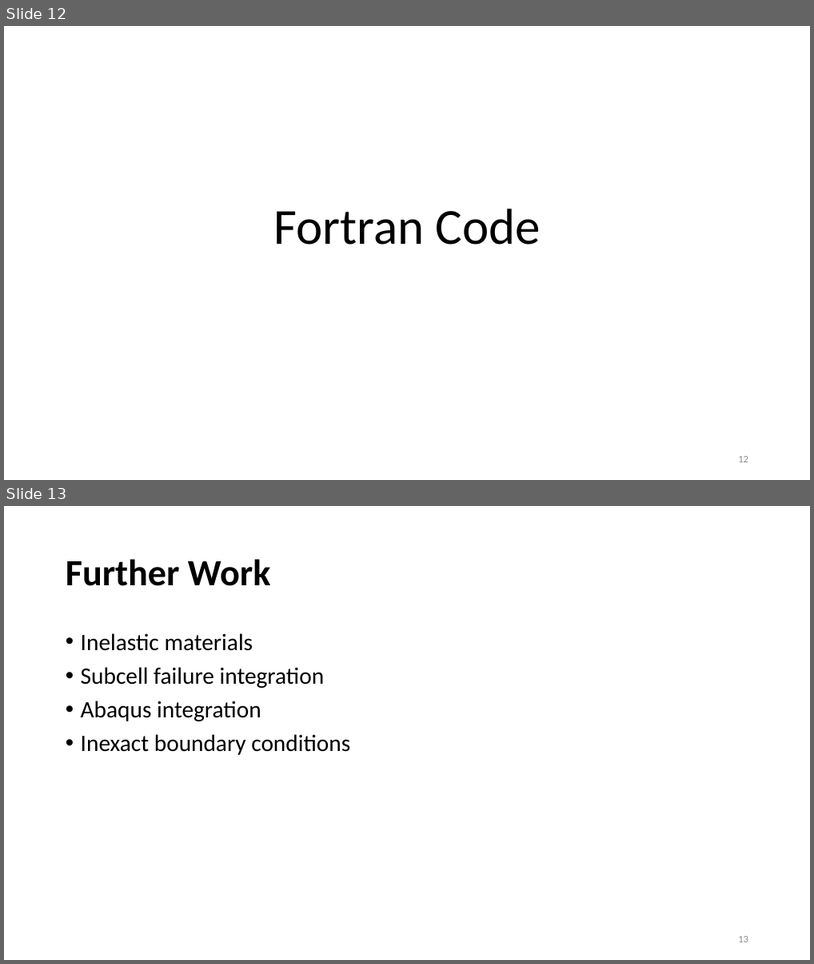
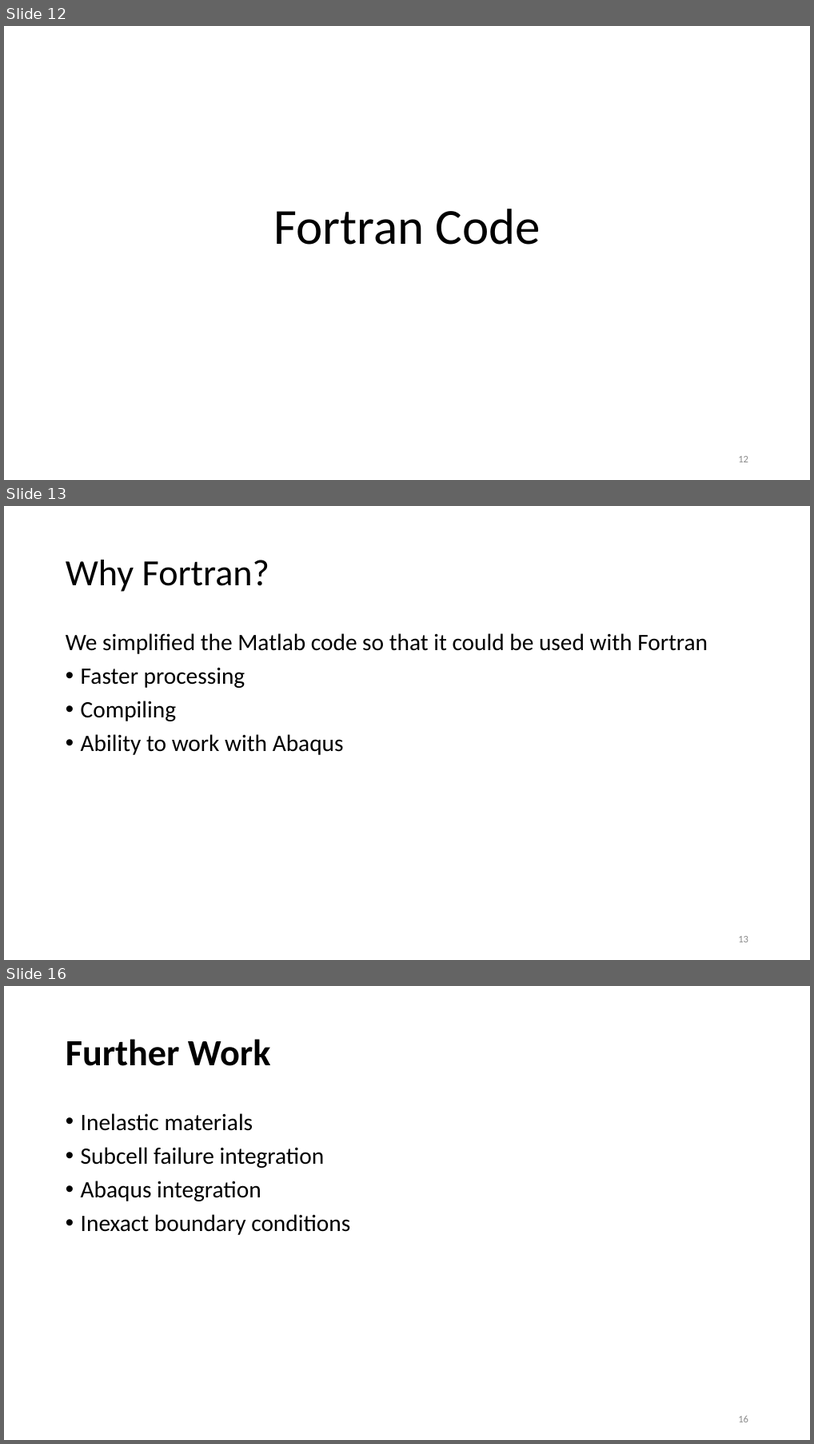
Before and after one commit to nahernz/Method_of_Cells, a slide deck: Generalized Method of Cells (08-01-2014).pptx. Shown one above the other, each under a label of ours: slides 12 and 13 before the commit, slides 12, 13 and 16 after it; the slides between them are not shown. The pictures are 814x964 and 814x1444 pixels, drawn with LibreOffice and Linux fonts; fonts in the diff are those of the drawing. Boxes give left, top, right and bottom in pixels: in the first picture for what was removed or moved away, otherwise in the second. Text is boxed around its words. In the diff, an @@ line names an element or a change of style, - is before the commit and + after.

```diff
--- a/Generalized Method of Cells (08-01-2014).pptx
+++ b/Generalized Method of Cells (08-01-2014).pptx
@@ slide 13 added at box(4, 506, 810, 960), background #FFFFFF @@
@@ title added at box(66, 560, 270, 592), 44 pt, text #000000 @@
+Why Fortran?
@@ text added at box(66, 633, 708, 755), 28 pt, text #000000 @@
+We simplified the Matlab code so that it could be used with Fortran
+• Faster processing
+• Compiling
+• Ability to work with Abaqus
@@ page number added at box(738, 936, 749, 942), 12 pt, text #8C8C8C @@
+13
@@ what was slide 13 is now slide 16 @@
@@ page number at box(738, 1415, 749, 1422): text changed @@
-13
+16
```
Also in this commit, not shown: 2 other slides added.
